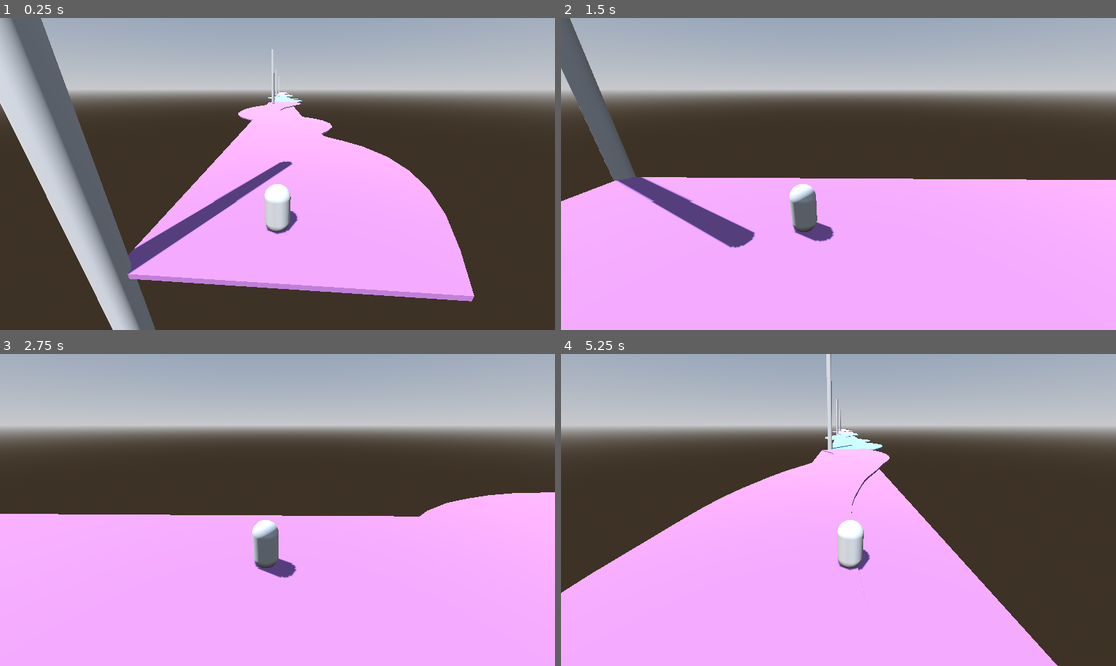
Above: before the commit, frames 1-4 (two rows, left to right).
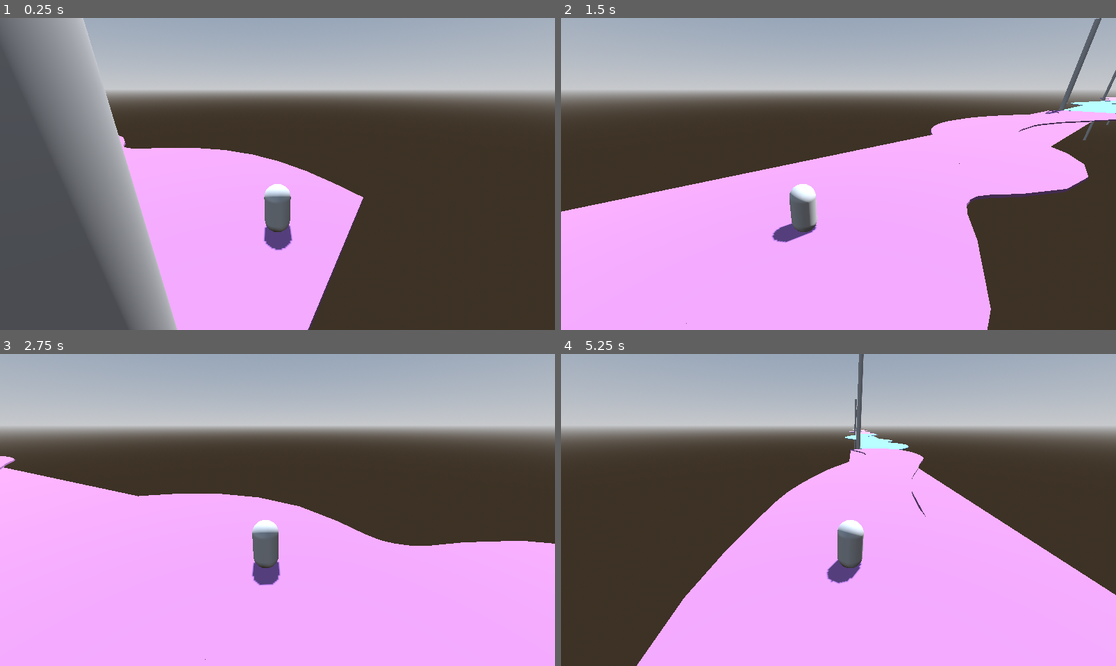
Above: after the commit, the same moments.

Repository: ludovancy/endless-roller
Game: Godot game, scene res://world.tscn
Same seed, same stepped clock (60 frames per second), same inputs: the game is played once before the commit and once after it.
Inputs (mouse positions are in pixels of both pictures, inside the frame that each line leads up to):
- Up to frame 1 (0.25 s): no input
- Up to frame 2 (1.5 s): tap Enter at 0.5 s; move the mouse to (960, 158) at 0.52 s; hold Right (ui_right) 0.53-1.25 s; click (960, 158) at 0.67 s; drag from (727, 189) to (810, 236) at 1.27 s
- Up to frame 3 (2.75 s): move the mouse to (333, 441) at 2.02 s; hold Right (ui_right) from 2.03 s (still down)
- Up to frame 4 (5.25 s): release Right (ui_right) at 2.75 s; drag from (810, 572) to (672, 463) at 2.77 s; move the mouse to (1005, 556) at 3.52 s; hold Left (ui_left) 3.53-4.25 s; drag from (672, 463) to (755, 432) at 4.27 s; move the mouse to (866, 510) at 5.02 s; hold Down (ui_down) from 5.03 s (still down); click (866, 510) at 5.17 s

The runs differ from the first frame. In frame 1, 42% of the frame differs, in the area x 0-86%, y 0-100%; in frame 2, 25%; in frame 3, 9.5%; in frame 4, 22%.

Commit message:
Correct world and player transformations

Diff:
--- a/src/world.gd
+++ b/src/world.gd
@@ -48,6 +48,5 @@
 		cycle_path()
 	var move := paths[path_index].get_baked_point(t)
 	print(move)
-	#path_root.transform = move.inverse()
-	path_root.transform = Transform3D(Basis(),
-		Vector3(0, 0, -t * (points_in_curve - 1) * 10))
+	path_root.transform = move.inverse()
+	player.basis = move.basis.rotated(Vector3.UP, PI)
